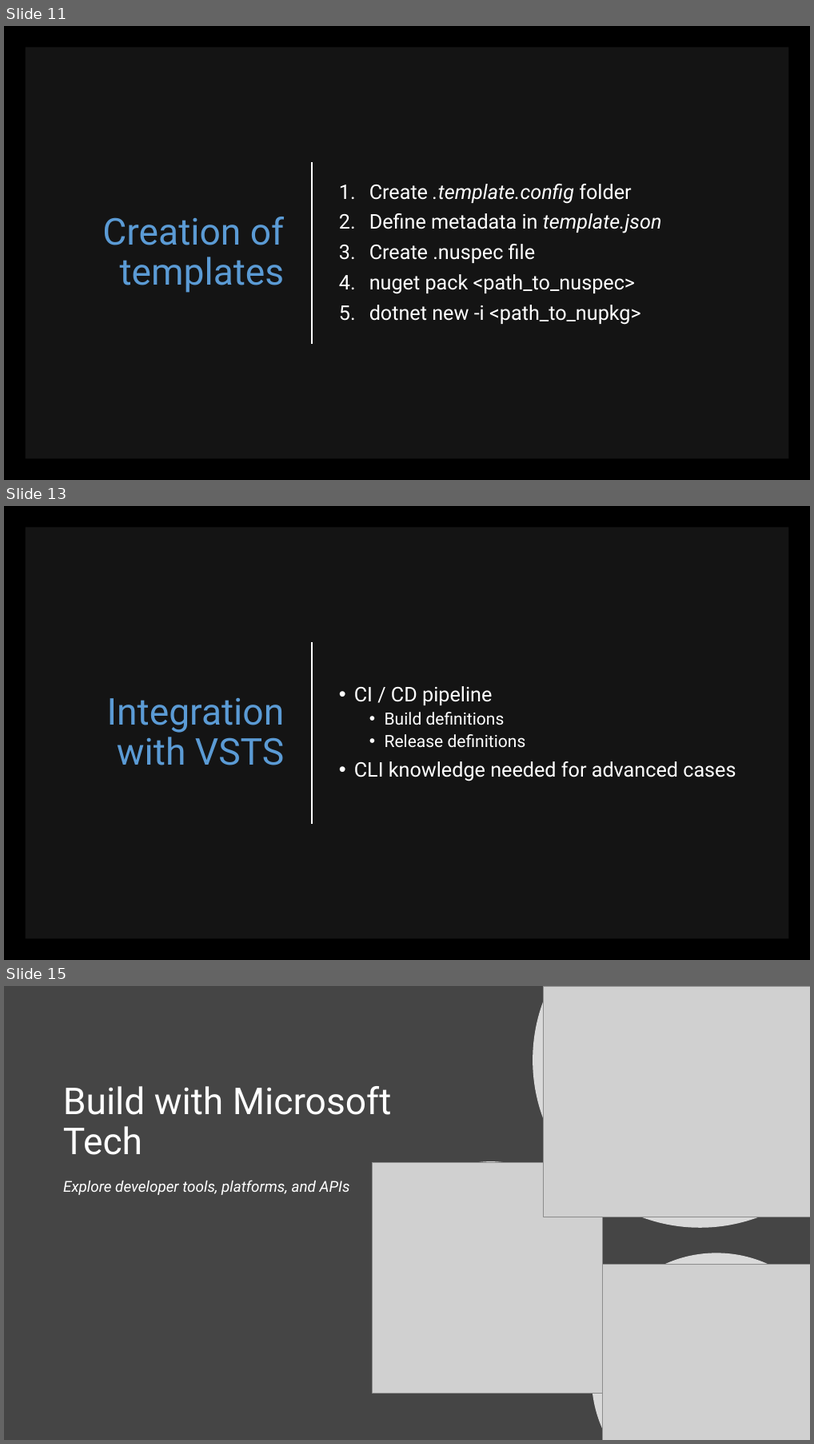
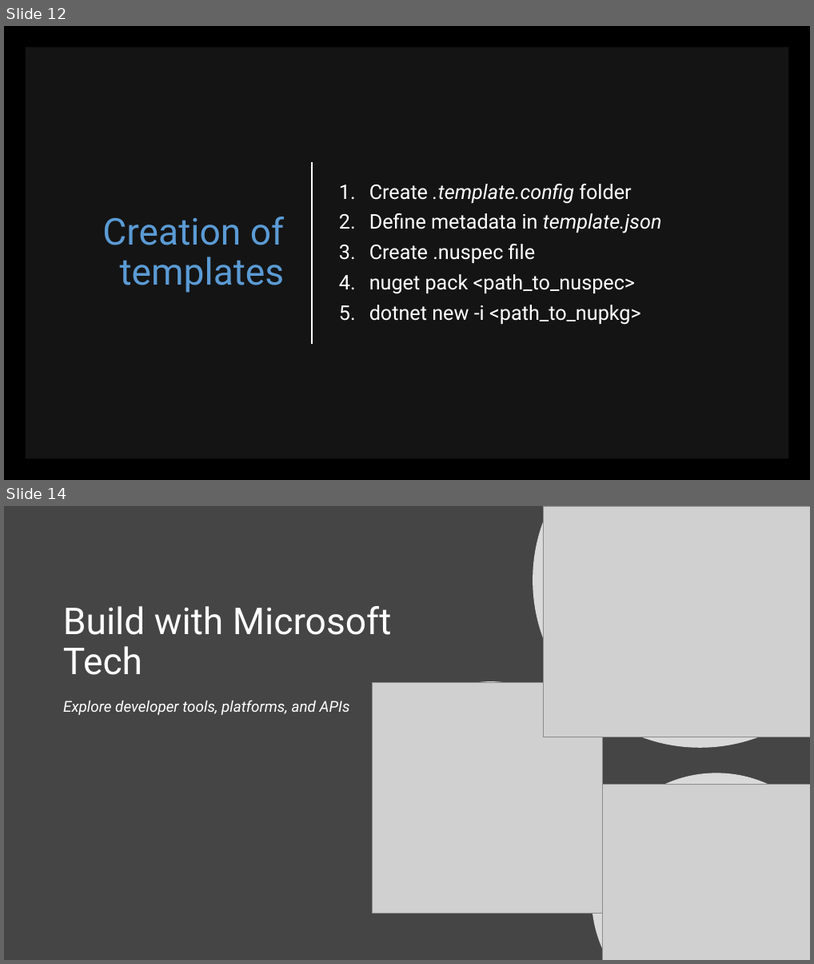
Before and after one commit to scottaddie/slide-decks, a slide deck: Tour de .NET Core CLI.pptx. Shown one above the other, each under a label of ours: slides 11, 13 and 15 before the commit, slides 12 and 14 after it; the slides between them are not shown. The pictures are 814x1444 and 814x964 pixels, drawn with LibreOffice and Linux fonts; fonts in the diff are those of the drawing; grey boxes stand for pictures. Boxes give left, top, right and bottom in pixels: in the first picture for what was removed or moved away, otherwise in the second. Text is boxed around its words. In the diff, an @@ line names an element or a change of style, - is before the commit and + after.

```diff
--- a/Tour de .NET Core CLI.pptx
+++ b/Tour de .NET Core CLI.pptx
@@ slide 13 removed at box(4, 506, 810, 960), background #000000 @@
@@ rectangle removed at box(25, 527, 790, 939) @@
@@ line removed from (312, 642) to (312, 824) @@
@@ title removed at box(107, 697, 285, 765) @@
-Integration with VSTS
@@ text removed at box(354, 686, 736, 781) @@
-• CI / CD pipeline
-  • Build definitions
-  • Release definitions
-• CLI knowledge needed for advanced cases
@@ what was slide 11 is now slide 12 @@
@@ what was slide 15 is now slide 14 @@
```
Also in this commit, not shown: 3 slides changed, 1 slide added, 1 other slide removed.
